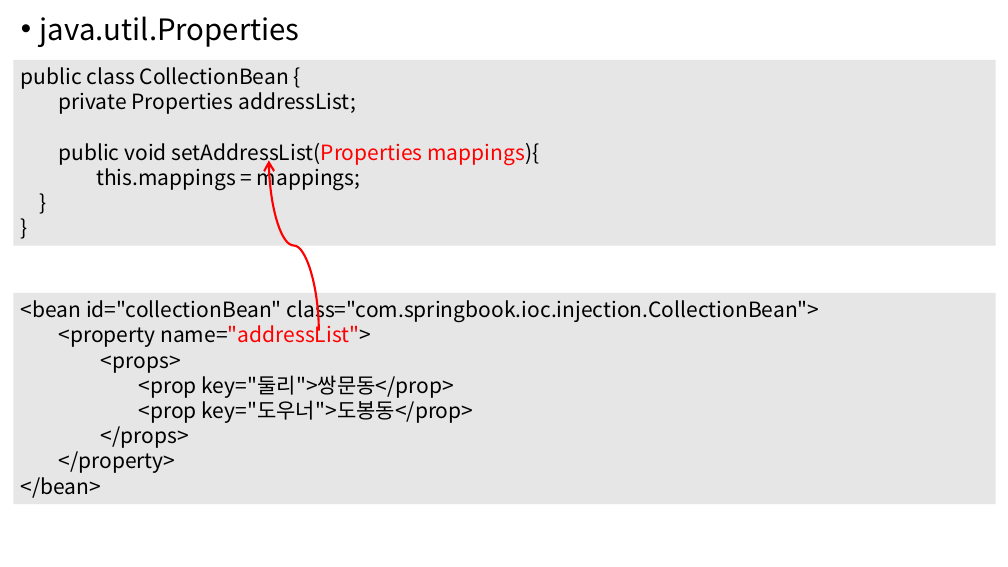
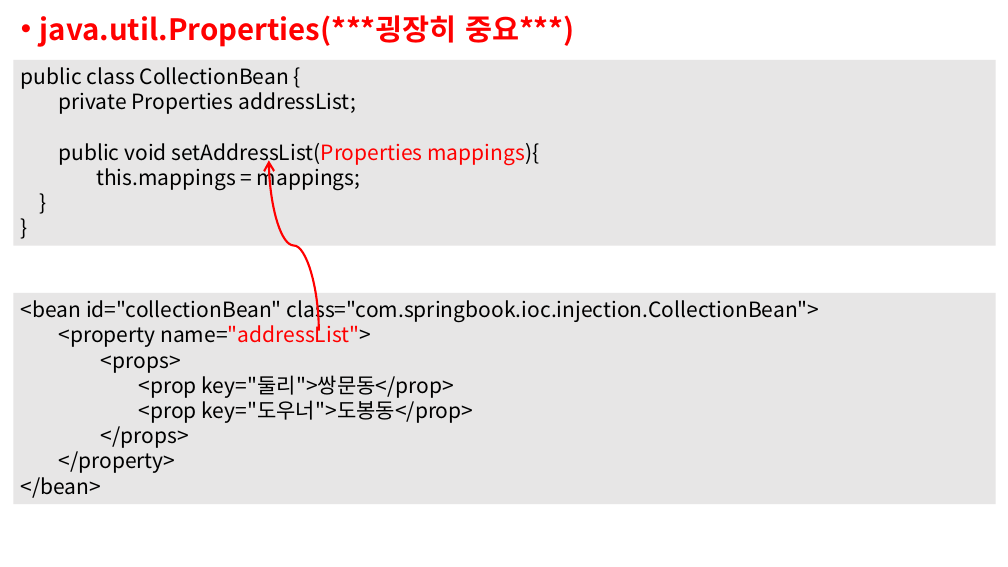
Before and after one commit to higun295/SpringBasic, a slide deck: slide 36 of notes/IoC.pptx. Drawn at 1008x567 pixels with LibreOffice and Linux fonts; fonts in the diff are those of the drawing. Boxes give left, top, right and bottom in pixels: in the first picture for what was removed or moved away, otherwise in the second. Text is boxed around its words. In the diff, an @@ line names an element or a change of style, - is before the commit and + after.

```diff
--- a/notes/IoC.pptx
+++ b/notes/IoC.pptx
@@ text at [40,15,575,47]: text changed; text colour #000000 to #FF0000; bold on @@
-• java.util.Properties
+• java.util.Properties(***굉장히 중요***)
```
Also in this commit, not shown: 4 other files.
